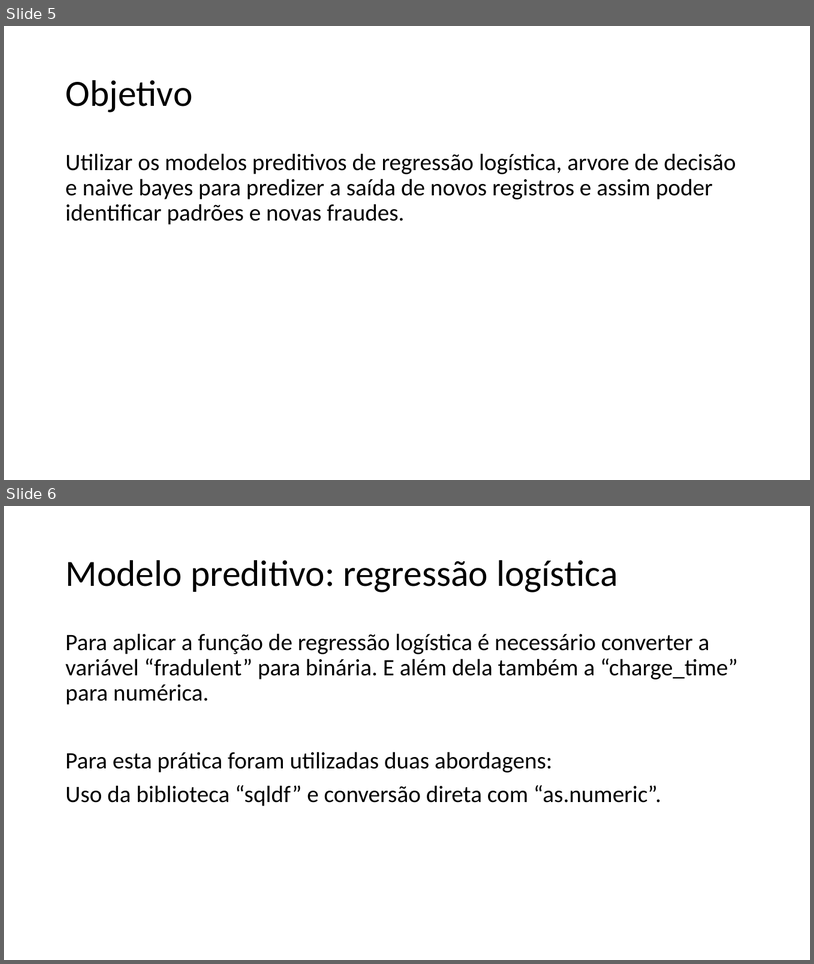
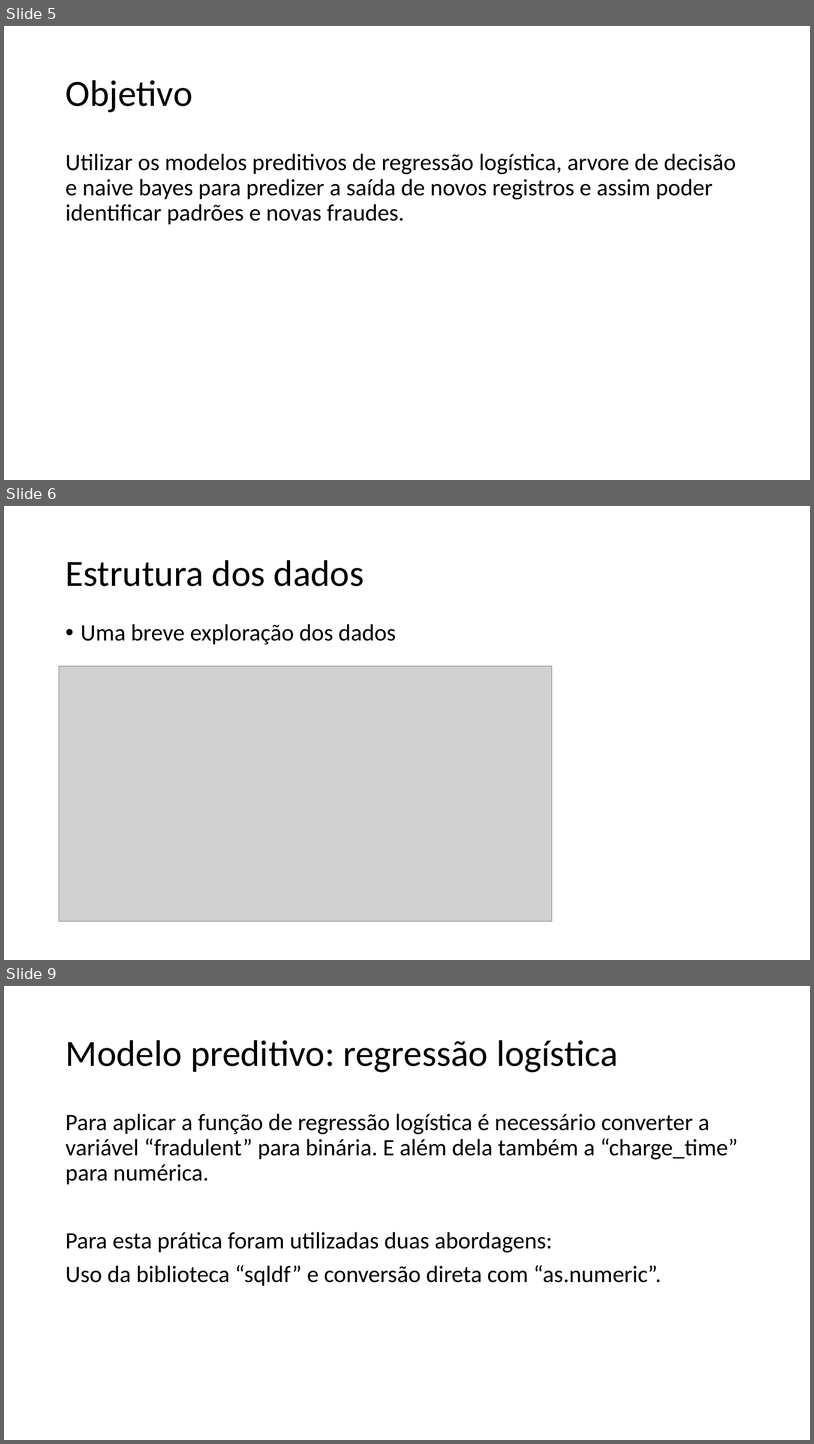
Before and after one commit to padovese/academic-projects, a slide deck: regressao/apresentacao.pptx. Shown one above the other, each under a label of ours: slides 5 and 6 before the commit, slides 5, 6 and 9 after it; the slides between them are not shown. The pictures are 814x964 and 814x1444 pixels, drawn with LibreOffice and Linux fonts; fonts in the diff are those of the drawing; grey boxes stand for pictures. Boxes give left, top, right and bottom in pixels: in the first picture for what was removed or moved away, otherwise in the second. Text is boxed around its words. In the diff, an @@ line names an element or a change of style, - is before the commit and + after.

```diff
--- a/regressao/apresentacao.pptx
+++ b/regressao/apresentacao.pptx
@@ slide 6 added at (4,506,810,960), background #FFFFFF @@
@@ title added at (65,560,365,586), 44 pt, text #000000 @@
+Estrutura dos dados
@@ text added at (81,624,396,645), 28 pt, text #000000 @@
+• Uma breve exploração dos dados
@@ picture added at (59,666,552,921) @@
@@ what was slide 6 is now slide 9 @@
```
Also in this commit, not shown: 1 slide changed, 10 other slides added.
